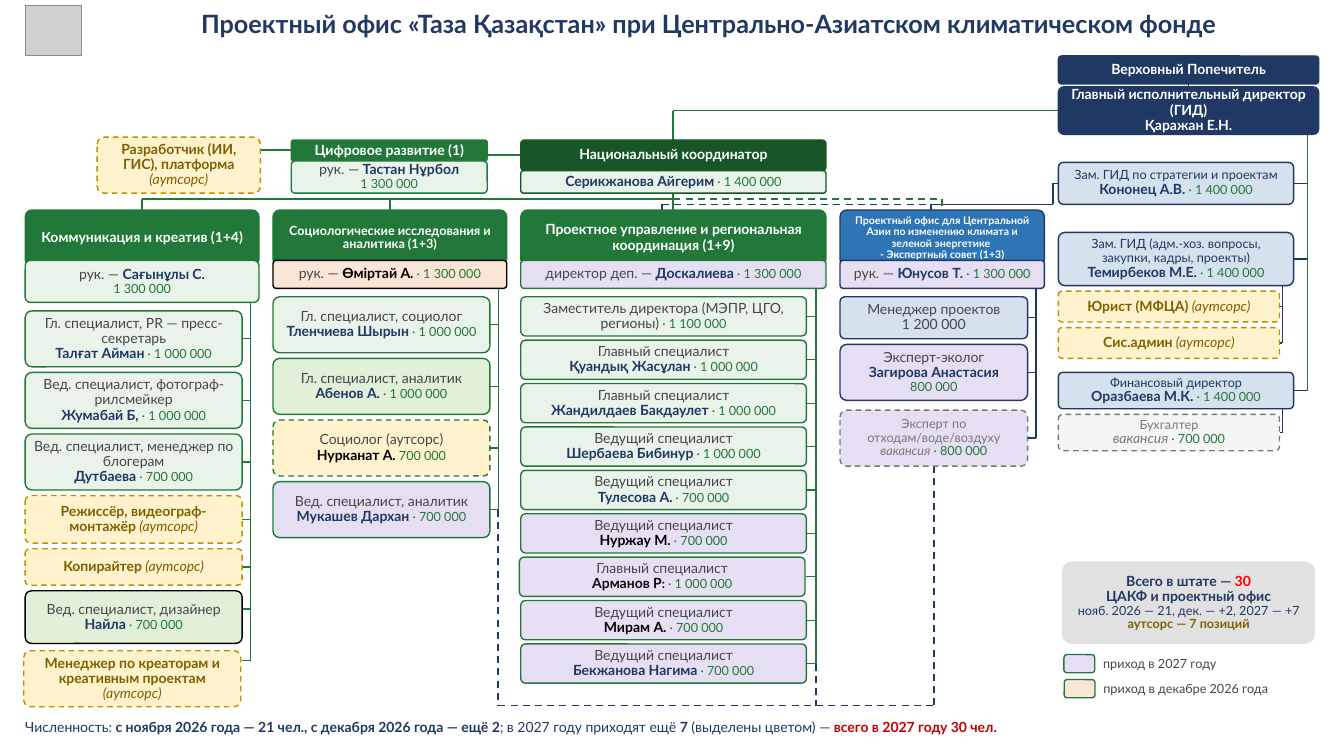
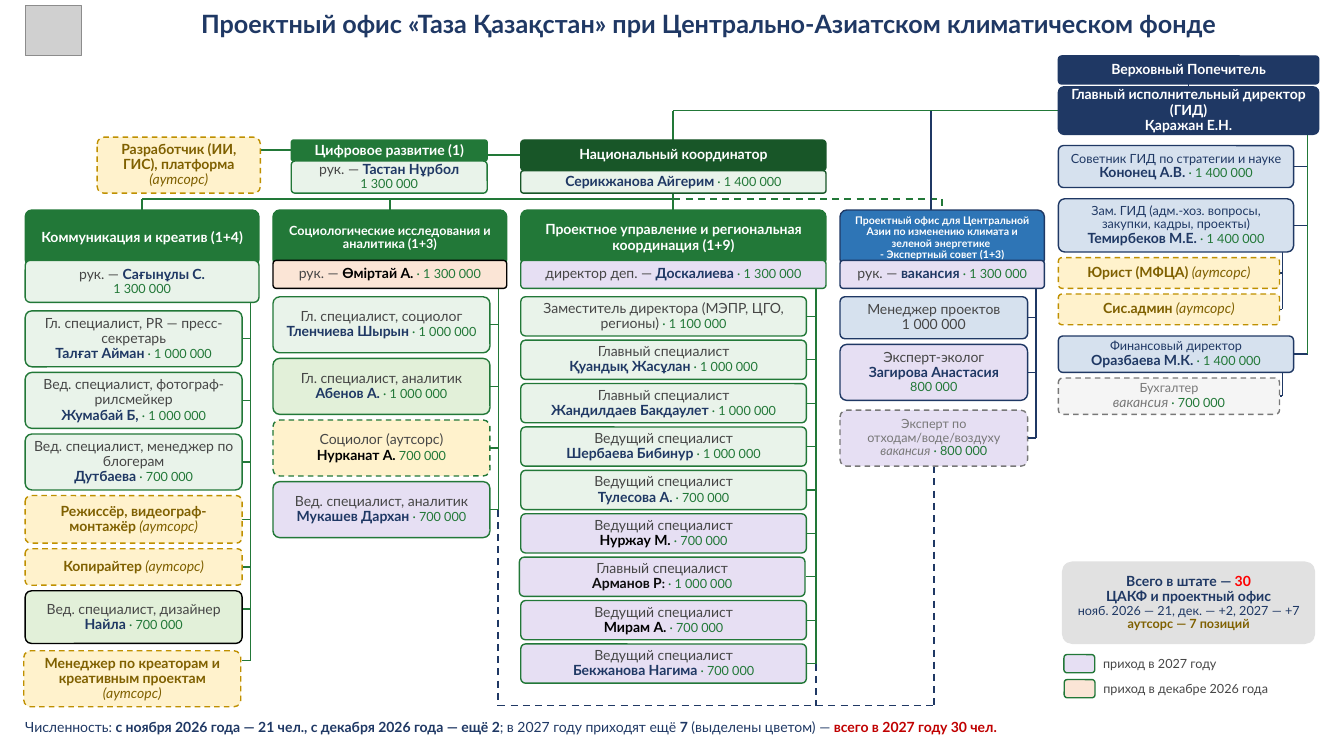
Before and after one commit to murat01042014/obsidian-vault, a slide deck: slide 1 of TAZA/_документы/Структура ЦАКФ и проектного офиса ТК – от Айгерим 20.10.pptx. Drawn at 1344x756 pixels with LibreOffice and Linux fonts; fonts in the diff are those of the drawing; grey boxes stand for pictures. Boxes give left, top, right and bottom in pixels: in the first picture for what was removed or moved away, otherwise in the second. Text is boxed around its words. In the diff, an @@ line names an element or a change of style, - is before the commit and + after.

```diff
--- a/TAZA/_документы/Структура ЦАКФ и проектного офиса ТК – от Айгерим 20.10.pptx
+++ b/TAZA/_документы/Структура ЦАКФ и проектного офиса ТК – от Айгерим 20.10.pptx
@@ line moved from (932, 205) - (932, 210) to (932, 111) - (932, 210) @@
@@ rounded rectangle "Советник ГИД по стратегии и ...": place and size @@
-rounded rectangle "Советник ГИД по стратегии и ..." at (1059,162,1294,205)
+rounded rectangle "Советник ГИД по стратегии и ..." at (1059,145,1294,188)
@@ line moved from (1308, 134) - (1308, 391) to (1308, 134) - (1308, 354) @@
@@ text in rounded rectangle at (1071,154,1281,165): text changed @@
-Зам. ГИД по стратегии и проектам
+Советник ГИД по стратегии и науке
@@ line moved from (1294, 184) - (1308, 184) to (1294, 166) - (1308, 166) @@
@@ line removed from (662, 205) to (662, 210) @@
@@ line removed from (662, 205) to (932, 205) @@
@@ line removed from (932, 205) to (1053, 205) @@
@@ line removed from (1053, 184) to (1053, 205) @@
@@ line removed from (1053, 184) to (1059, 184) @@
@@ text in rounded rectangle at (857,269,1027,281): text changed @@
-рук. — Юнусов Т. · 1 300 000
+рук. — вакансия · 1 300 000
@@ text in rounded rectangle at (867,304,1001,329): text changed @@
-Менеджер проектов
-1 200 000
+Менеджер проектов
+1 000 000
@@ 7 lines, 5 rounded rectangles: place and size @@
-7 lines, 5 rounded rectangles at (1059,233,1308,451)
+7 lines, 5 rounded rectangles at (1059,199,1308,414)
```
Also in this commit, not shown: 4 other files.
